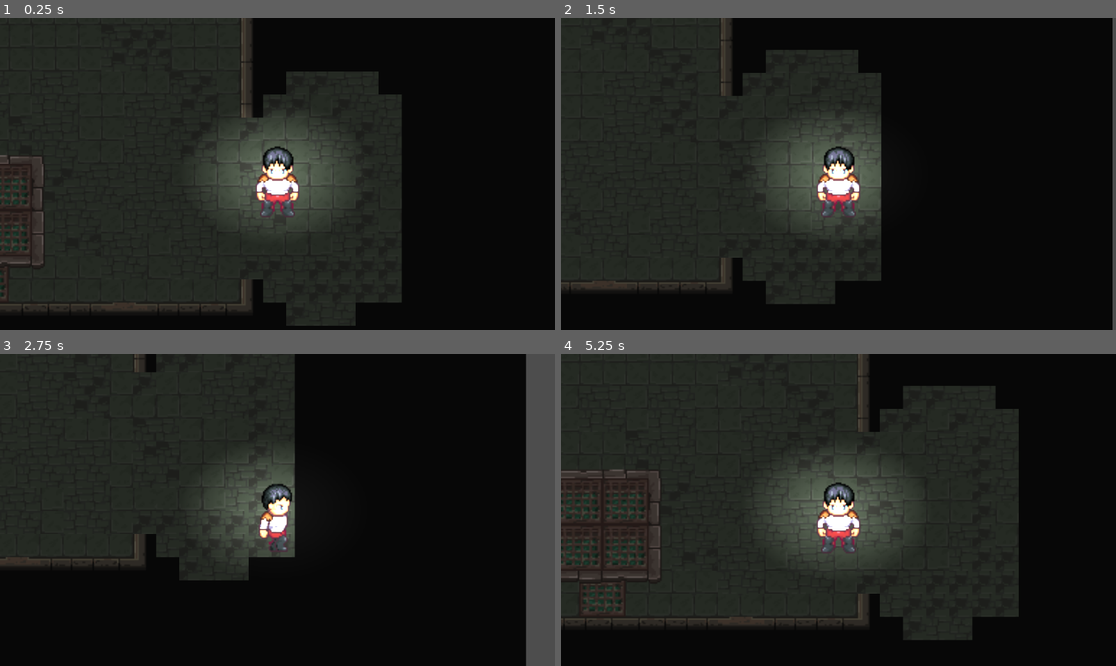
Above: before the commit, frames 1-4 (two rows, left to right).
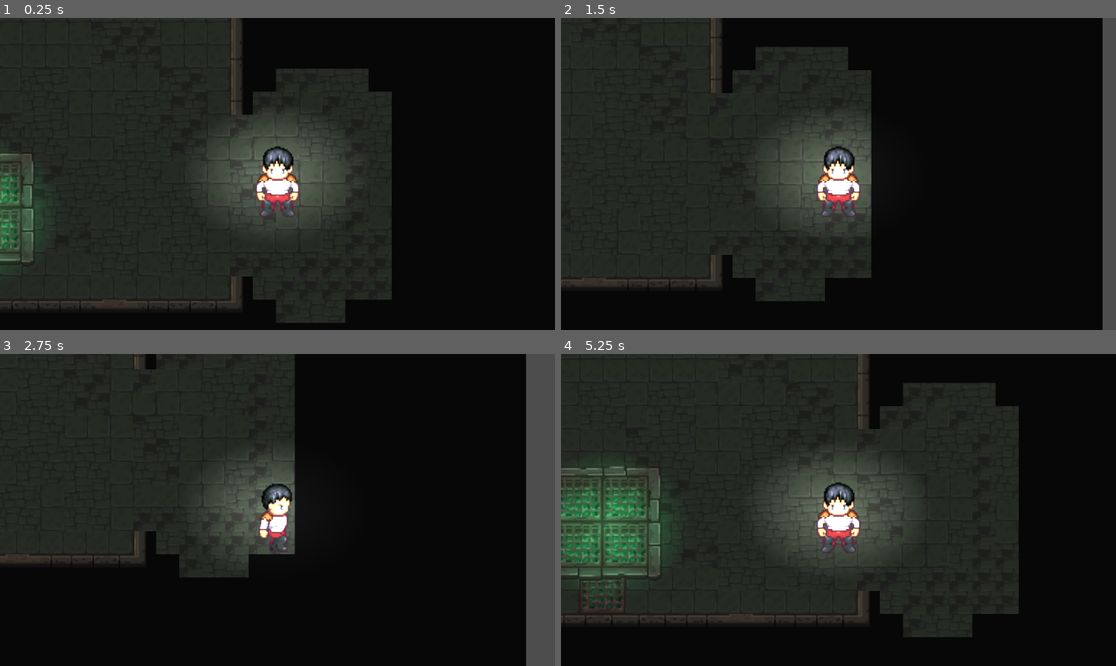
Above: after the commit, the same moments.

Repository: ImDaEscobar14/pereira_pablo_sousa_felippe_tp4
Game: Godot game, scene res://scene_04_porte_gauche.tscn
The game is run twice, just before and just after one commit, with the same random seed, the same clock (stepped at 60 frames per second) and the same inputs. This scene is started directly instead of the project's main scene. Sound files missing from this copy of the repository are replaced by a short silence.
Inputs:
- Up to frame 1 (0.25 s): no input
- Up to frame 2 (1.5 s): tap Enter at 0.5 s; hold D (droite) 0.53-1.28 s; hold S (bas) from 1.28 s (still down)
- Up to frame 3 (2.75 s): release S (bas) at 2.03 s; hold D (droite) from 2.03 s (still down)
- Up to frame 4 (5.25 s): release D (droite) at 2.78 s; hold W (haut) 2.78-3.53 s; hold A (gauche) 3.53-5.03 s; hold S (bas) from 5.03 s (still down)

The runs differ from the first frame. In frame 1, 5.7% of the frame differs, in the area x 0-73%, y 0-99%; in frame 2, 5.1%; in frame 3, 0.5%; in frame 4, 6.9%, in the area x 0-83%, y 6-92%.

Commit message:
jai ajouter la lumiere dans les scenes

Diff:
--- a/project/pereira_pablo_tp3/scene_04_porte_gauche.tscn
+++ b/project/pereira_pablo_tp3/scene_04_porte_gauche.tscn
@@ -1,7 +1,8 @@
-[gd_scene load_steps=3 format=4 uid="uid://crdgtwvlnd4pt"]
+[gd_scene load_steps=4 format=4 uid="uid://crdgtwvlnd4pt"]
 
 [ext_resource type="TileSet" uid="uid://jwoddmtxvqeu" path="res://assets/sprites/tiles_catacombs/catacombs_tileset.tres" id="1_da53g"]
 [ext_resource type="PackedScene" uid="uid://bsih4lhcisfdk" path="res://scripts/player.tscn" id="2_0w73e"]
+[ext_resource type="Texture2D" uid="uid://ch05tm4n6e308" path="res://assets/texture/light.png" id="3_v0m3m"]
 
 [node name="Scene_04_porte_gauche" type="Node2D"]
 
@@ -14,4 +15,60 @@
 tile_set = ExtResource("1_da53g")
 
 [node name="player" parent="." instance=ExtResource("2_0w73e")]
-position = Vector2(1178, 551)
+position = Vector2(1185, 553)
+
+[node name="PointLight2D" type="PointLight2D" parent="."]
+position = Vector2(979, 579)
+scale = Vector2(0.226074, 0.207031)
+color = Color(0.0822482, 0.422975, 0.24473, 1)
+energy = 5.57
+texture = ExtResource("3_v0m3m")
+
+[node name="PointLight2D2" type="PointLight2D" parent="."]
+position = Vector2(881, 573)
+scale = Vector2(0.327026, 0.0449218)
+color = Color(0.0822482, 0.422975, 0.24473, 1)
+energy = 5.57
+texture = ExtResource("3_v0m3m")
+
+[node name="PointLight2D3" type="PointLight2D" parent="."]
+position = Vector2(816, 515.5)
+scale = Vector2(0.0798339, 0.318359)
+color = Color(0.0822482, 0.422975, 0.24473, 1)
+energy = 5.57
+texture = ExtResource("3_v0m3m")
+
+[node name="PointLight2D4" type="PointLight2D" parent="."]
+position = Vector2(530, 542.25)
+scale = Vector2(0.0798339, 0.463867)
+color = Color(0.0822482, 0.422975, 0.24473, 1)
+energy = 5.57
+texture = ExtResource("3_v0m3m")
+
+[node name="PointLight2D5" type="PointLight2D" parent="."]
+position = Vector2(222, 538.75)
+scale = Vector2(0.0798339, 0.454101)
+color = Color(0.0822482, 0.422975, 0.24473, 1)
+energy = 5.57
+texture = ExtResource("3_v0m3m")
+
+[node name="PointLight2D6" type="PointLight2D" parent="."]
+position = Vector2(621.5, 384)
+scale = Vector2(0.240234, 0.0380859)
+color = Color(0.0822482, 0.422975, 0.24473, 1)
+energy = 5.57
+texture = ExtResource("3_v0m3m")
+
+[node name="PointLight2D7" type="PointLight2D" parent="."]
+position = Vector2(330, 384)
+scale = Vector2(0.240234, 0.0380859)
+color = Color(0.0822482, 0.422975, 0.24473, 1)
+energy = 5.57
+texture = ExtResource("3_v0m3m")
+
+[node name="PointLight2D8" type="PointLight2D" parent="."]
+position = Vector2(43.5, 384)
+scale = Vector2(0.181641, 0.0380859)
+color = Color(0.0822482, 0.422975, 0.24473, 1)
+energy = 5.57
+texture = ExtResource("3_v0m3m")
--- a/project/pereira_pablo_tp3/scene_05_salle_rien.tscn
+++ b/project/pereira_pablo_tp3/scene_05_salle_rien.tscn
@@ -1,7 +1,8 @@
-[gd_scene load_steps=3 format=4 uid="uid://bqidvlwhx0qmp"]
+[gd_scene load_steps=4 format=4 uid="uid://bqidvlwhx0qmp"]
 
 [ext_resource type="TileSet" uid="uid://jwoddmtxvqeu" path="res://assets/sprites/tiles_catacombs/catacombs_tileset.tres" id="1_kdisl"]
 [ext_resource type="PackedScene" uid="uid://bsih4lhcisfdk" path="res://scripts/player.tscn" id="2_5an35"]
+[ext_resource type="Texture2D" uid="uid://ch05tm4n6e308" path="res://assets/texture/light.png" id="3_rqitf"]
 
 [node name="scene_05_salle_rien" type="Node2D"]
 
@@ -15,3 +16,59 @@
 
 [node name="player" parent="." instance=ExtResource("2_5an35")]
 position = Vector2(226, 646)
+
+[node name="PointLight2D9" type="PointLight2D" parent="."]
+position = Vector2(463, 522)
+scale = Vector2(0.119209, 0.0850663)
+color = Color(0.551216, 0.264891, 9.62615e-08, 1)
+energy = 6.97
+texture = ExtResource("3_rqitf")
+
+[node name="PointLight2D9" type="PointLight2D" parent="PointLight2D9"]
+position = Vector2(-564.921, -3540.09)
+scale = Vector2(0.536135, 0.500679)
+color = Color(0.551216, 0.264891, 9.62615e-08, 1)
+energy = 6.97
+texture = ExtResource("3_rqitf")
+
+[node name="PointLight2D10" type="PointLight2D" parent="PointLight2D9"]
+position = Vector2(-90.1776, 1010.98)
+scale = Vector2(0.761858, 0.964321)
+color = Color(0.551216, 0.264891, 9.62615e-08, 1)
+energy = 6.97
+texture = ExtResource("3_rqitf")
+
+[node name="PointLight2D9" type="PointLight2D" parent="PointLight2D9/PointLight2D10"]
+position = Vector2(-564.921, -3540.09)
+scale = Vector2(0.536135, 0.500679)
+color = Color(0.551216, 0.264891, 9.62615e-08, 1)
+energy = 6.97
+texture = ExtResource("3_rqitf")
+
+[node name="PointLight2D10" type="PointLight2D" parent="."]
+position = Vector2(392, 455)
+scale = Vector2(0.0332374, 0.0327675)
+color = Color(0.551216, 0.264891, 9.62615e-08, 1)
+energy = 6.97
+texture = ExtResource("3_rqitf")
+
+[node name="PointLight2D11" type="PointLight2D" parent="PointLight2D10"]
+position = Vector2(373.224, 339)
+scale = Vector2(0.0178197, 0.016406)
+color = Color(0.551216, 0.264891, 9.62615e-08, 1)
+energy = 6.97
+texture = ExtResource("3_rqitf")
+
+[node name="PointLight2D9" type="PointLight2D" parent="PointLight2D10"]
+position = Vector2(-564.921, -3540.09)
+scale = Vector2(0.536135, 0.500679)
+color = Color(0.551216, 0.264891, 9.62615e-08, 1)
+energy = 6.97
+texture = ExtResource("3_rqitf")
+
+[node name="PointLight2D10" type="PointLight2D" parent="PointLight2D10"]
+position = Vector2(1955.63, 91.5536)
+scale = Vector2(2.19262, 1.86957)
+color = Color(0.551216, 0.264891, 9.62615e-08, 1)
+energy = 6.97
+texture = ExtResource("3_rqitf")
--- a/project/pereira_pablo_tp3/scene_06_salle_gun.tscn
+++ b/project/pereira_pablo_tp3/scene_06_salle_gun.tscn
@@ -1,7 +1,8 @@
-[gd_scene load_steps=3 format=4 uid="uid://mu6mqf60ihqj"]
+[gd_scene load_steps=4 format=4 uid="uid://mu6mqf60ihqj"]
 
 [ext_resource type="TileSet" uid="uid://jwoddmtxvqeu" path="res://assets/sprites/tiles_catacombs/catacombs_tileset.tres" id="1_d6owe"]
 [ext_resource type="PackedScene" uid="uid://bsih4lhcisfdk" path="res://scripts/player.tscn" id="2_rd4mr"]
+[ext_resource type="Texture2D" uid="uid://ch05tm4n6e308" path="res://assets/texture/light.png" id="3_rd4mr"]
 
 [node name="scene_06_salle_gun" type="Node2D"]
 
@@ -15,3 +16,31 @@
 
 [node name="player" parent="." instance=ExtResource("2_rd4mr")]
 position = Vector2(226, 646)
+
+[node name="PointLight2D10" type="PointLight2D" parent="."]
+position = Vector2(389, 456)
+scale = Vector2(0.0737391, 0.0677622)
+color = Color(0.551216, 0.264891, 9.62615e-08, 1)
+energy = 6.97
+texture = ExtResource("3_rd4mr")
+
+[node name="PointLight2D9" type="PointLight2D" parent="PointLight2D10"]
+position = Vector2(474.646, 2302.17)
+scale = Vector2(3.07249, 1.97439)
+color = Color(0.551216, 0.264891, 9.62615e-08, 1)
+energy = 6.97
+texture = ExtResource("3_rd4mr")
+
+[node name="PointLight2D10" type="PointLight2D" parent="PointLight2D10"]
+position = Vector2(1112.03, 501.754)
+scale = Vector2(1.30742, 1.14913)
+color = Color(0.551216, 0.264891, 9.62615e-08, 1)
+energy = 6.97
+texture = ExtResource("3_rd4mr")
+
+[node name="PointLight2D9" type="PointLight2D" parent="PointLight2D10/PointLight2D10"]
+position = Vector2(-564.921, -3540.09)
+scale = Vector2(0.536135, 0.500679)
+color = Color(0.551216, 0.264891, 9.62615e-08, 1)
+energy = 6.97
+texture = ExtResource("3_rd4mr")
--- a/project/pereira_pablo_tp3/scene_07_boss.tscn
+++ b/project/pereira_pablo_tp3/scene_07_boss.tscn
@@ -1,7 +1,8 @@
-[gd_scene load_steps=3 format=4 uid="uid://dfec84ujip067"]
+[gd_scene load_steps=4 format=4 uid="uid://dfec84ujip067"]
 
 [ext_resource type="TileSet" uid="uid://jwoddmtxvqeu" path="res://assets/sprites/tiles_catacombs/catacombs_tileset.tres" id="1_cs11y"]
 [ext_resource type="PackedScene" uid="uid://bsih4lhcisfdk" path="res://scripts/player.tscn" id="2_3yh6c"]
+[ext_resource type="Texture2D" uid="uid://ch05tm4n6e308" path="res://assets/texture/light.png" id="2_hcejx"]
 
 [node name="scene_07_boss" type="Node2D"]
 
@@ -13,5 +14,124 @@
 tile_map_data = PackedByteArray("AABDAAYAAAAmABAAAABDAAcAAAAmABEAAABDAAgAAAAmABIAAABDAAkAAAAmABMAAABDAAoAAAAmABQAAABDAA …(15168 unchanged characters)…
 tile_set = ExtResource("1_cs11y")
 
+[node name="PointLight2D9" type="PointLight2D" parent="decors"]
+position = Vector2(712, 487.5)
+scale = Vector2(0.289062, 0.212891)
+color = Color(0.551216, 0.264891, 9.62615e-08, 1)
+energy = 6.97
+texture = ExtResource("2_hcejx")
+
+[node name="PointLight2D10" type="PointLight2D" parent="decors"]
+position = Vector2(212, 236)
+scale = Vector2(0.285156, 0.195313)
+color = Color(0.551216, 0.264891, 9.62615e-08, 1)
+energy = 6.97
+texture = ExtResource("2_hcejx")
+
+[node name="PointLight2D11" type="PointLight2D" parent="decors"]
+position = Vector2(932.5, 122)
+scale = Vector2(0.216797, 0.246094)
+color = Color(0.551216, 0.264891, 9.62615e-08, 1)
+energy = 6.97
+texture = ExtResource("2_hcejx")
+
+[node name="PointLight2D4" type="PointLight2D" parent="decors"]
+position = Vector2(122, 560)
+scale = Vector2(0.695313, 0.0859375)
+color = Color(0.0822482, 0.422975, 0.24473, 1)
+energy = 5.57
+texture = ExtResource("2_hcejx")
+
+[node name="PointLight2D5" type="PointLight2D" parent="decors"]
+position = Vector2(288.5, 503.5)
+scale = Vector2(0.0917969, 0.240234)
+color = Color(0.0822482, 0.422975, 0.24473, 1)
+energy = 5.57
+texture = ExtResource("2_hcejx")
+
+[node name="PointLight2D6" type="PointLight2D" parent="decors"]
+position = Vector2(288.5, 277)
+scale = Vector2(0.0917969, 0.210938)
+color = Color(0.0822482, 0.422975, 0.24473, 1)
+energy = 5.57
+texture = ExtResource("2_hcejx")
+
+[node name="PointLight2D7" type="PointLight2D" parent="decors"]
+position = Vector2(174, 304)
+scale = Vector2(0.492187, 0.0898438)
+color = Color(0.0822482, 0.422975, 0.24473, 1)
+energy = 5.57
+texture = ExtResource("2_hcejx")
+
+[node name="PointLight2D8" type="PointLight2D" parent="decors"]
+position = Vector2(1008, 560)
+scale = Vector2(0.710938, 0.0859375)
+color = Color(0.0822482, 0.422975, 0.24473, 1)
+energy = 5.57
+texture = ExtResource("2_hcejx")
+
+[node name="PointLight2D12" type="PointLight2D" parent="decors"]
+position = Vector2(830.5, 503.5)
+scale = Vector2(0.0878907, 0.240234)
+color = Color(0.0822482, 0.422975, 0.24473, 1)
+energy = 5.57
+texture = ExtResource("2_hcejx")
+
+[node name="PointLight2D13" type="PointLight2D" parent="decors"]
+position = Vector2(940.5, 304)
+scale = Vector2(0.58789, 0.0898438)
+color = Color(0.0822482, 0.422975, 0.24473, 1)
+energy = 5.57
+texture = ExtResource("2_hcejx")
+
+[node name="PointLight2D14" type="PointLight2D" parent="decors"]
+position = Vector2(1008, 79)
+scale = Vector2(0.710938, 0.113281)
+color = Color(0.0822482, 0.422975, 0.24473, 1)
+energy = 5.57
+texture = ExtResource("2_hcejx")
+
+[node name="PointLight2D15" type="PointLight2D" parent="decors"]
+position = Vector2(141.5, 79.5)
+scale = Vector2(0.669922, 0.0917969)
+color = Color(0.0822482, 0.422975, 0.24473, 1)
+energy = 5.57
+texture = ExtResource("2_hcejx")
+
+[node name="PointLight2D16" type="PointLight2D" parent="decors"]
+position = Vector2(1105.5, 305.5)
+scale = Vector2(0.177734, 0.189453)
+color = Color(0.0822482, 0.422975, 0.24473, 1)
+energy = 5.57
+texture = ExtResource("2_hcejx")
+
+[node name="PointLight2D17" type="PointLight2D" parent="decors"]
+position = Vector2(46.5, 305.5)
+scale = Vector2(0.197266, 0.189453)
+color = Color(0.0822482, 0.422975, 0.24473, 1)
+energy = 5.57
+texture = ExtResource("2_hcejx")
+
+[node name="PointLight2D18" type="PointLight2D" parent="decors"]
+position = Vector2(560, 184.5)
+scale = Vector2(0.664062, 0.0878906)
+color = Color(0.0822482, 0.422975, 0.24473, 1)
+energy = 5.57
+texture = ExtResource("2_hcejx")
+
+[node name="PointLight2D19" type="PointLight2D" parent="decors"]
+position = Vector2(560, 402.5)
+scale = Vector2(0.664062, 0.0957031)
+color = Color(0.0822482, 0.422975, 0.24473, 1)
+energy = 5.57
+texture = ExtResource("2_hcejx")
+
+[node name="PointLight2D20" type="PointLight2D" parent="decors"]
+position = Vector2(832, 275)
+scale = Vector2(0.0859376, 0.203125)
+color = Color(0.0822482, 0.422975, 0.24473, 1)
+energy = 5.57
+texture = ExtResource("2_hcejx")
+
 [node name="player" parent="." instance=ExtResource("2_3yh6c")]
 position = Vector2(584, 1136)
Not shown, changed: project/pereira_pablo_tp3/assets/sprites/wolf/credits/credits.csv.import
Not shown, changed: project/pereira_pablo_tp3/assets/sprites/wolf/standard/backslash.png.import
Not shown, changed: project/pereira_pablo_tp3/assets/sprites/wolf/standard/climb.png.import
Not shown, changed: project/pereira_pablo_tp3/assets/sprites/wolf/standard/combat_idle.png.import
Not shown, changed: project/pereira_pablo_tp3/assets/sprites/wolf/standard/emote.png.import
Not shown, changed: project/pereira_pablo_tp3/assets/sprites/wolf/standard/halfslash.png.import
Not shown, changed: project/pereira_pablo_tp3/assets/sprites/wolf/standard/hurt.png.import
Not shown, changed: project/pereira_pablo_tp3/assets/sprites/wolf/standard/idle.png.import
Not shown, changed: project/pereira_pablo_tp3/assets/sprites/wolf/standard/jump.png.import
Not shown, changed: project/pereira_pablo_tp3/assets/sprites/wolf/standard/run.png.import
Not shown, changed: project/pereira_pablo_tp3/assets/sprites/wolf/standard/shoot.png.import
Not shown, changed: project/pereira_pablo_tp3/assets/sprites/wolf/standard/sit.png.import
(and 4 more such lines)
